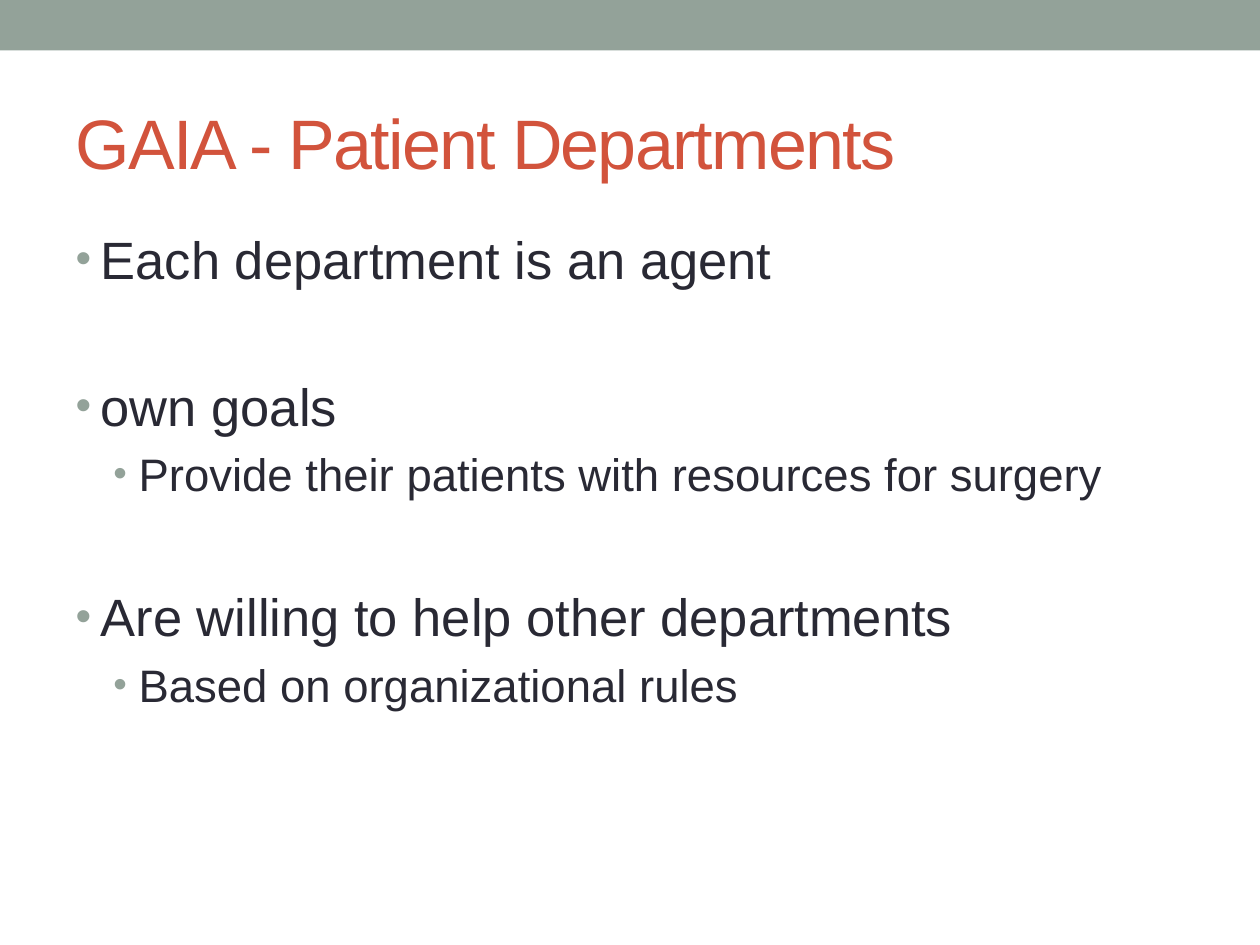
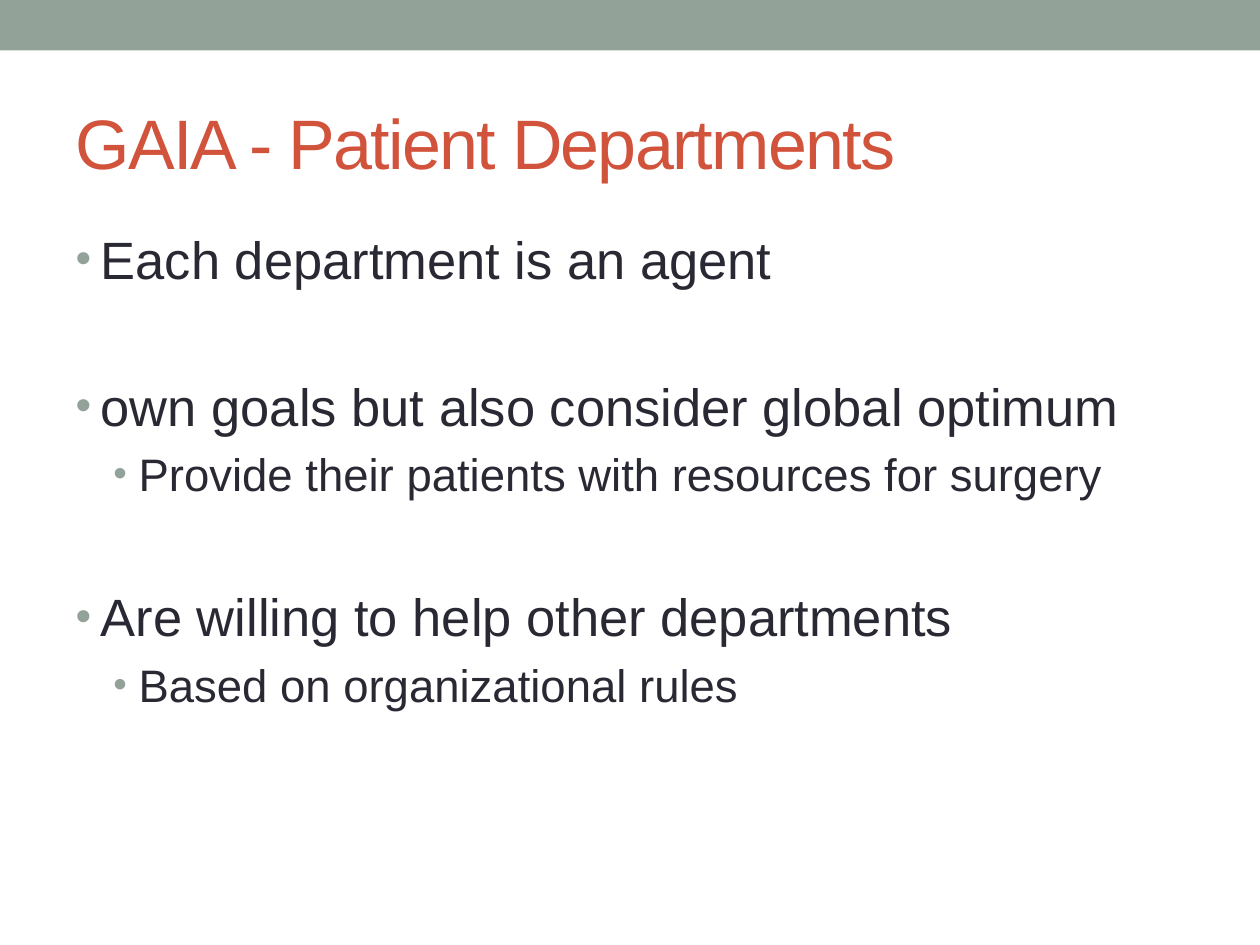
Before and after one commit to IsNull/Tacy, a slide deck: slide 7 of documentation/OperationRoom/presentation/ORP_neher_buettiker.pptx. Drawn at 1260x945 pixels with LibreOffice and Linux fonts; fonts in the diff are those of the drawing. Boxes give left, top, right and bottom in pixels: in the first picture for what was removed or moved away, otherwise in the second. Text is boxed around its words. In the diff, an @@ line names an element or a change of style, - is before the commit and + after.

```diff
--- a/documentation/OperationRoom/presentation/ORP_neher_buettiker.pptx
+++ b/documentation/OperationRoom/presentation/ORP_neher_buettiker.pptx
@@ text at <box>101,388,1118,437</box>: text changed @@
-• own goals
+• own goals but also consider global optimum
```
Also in this commit, not shown: 3 other slides changed, 2 slides added, 1 slide removed.
